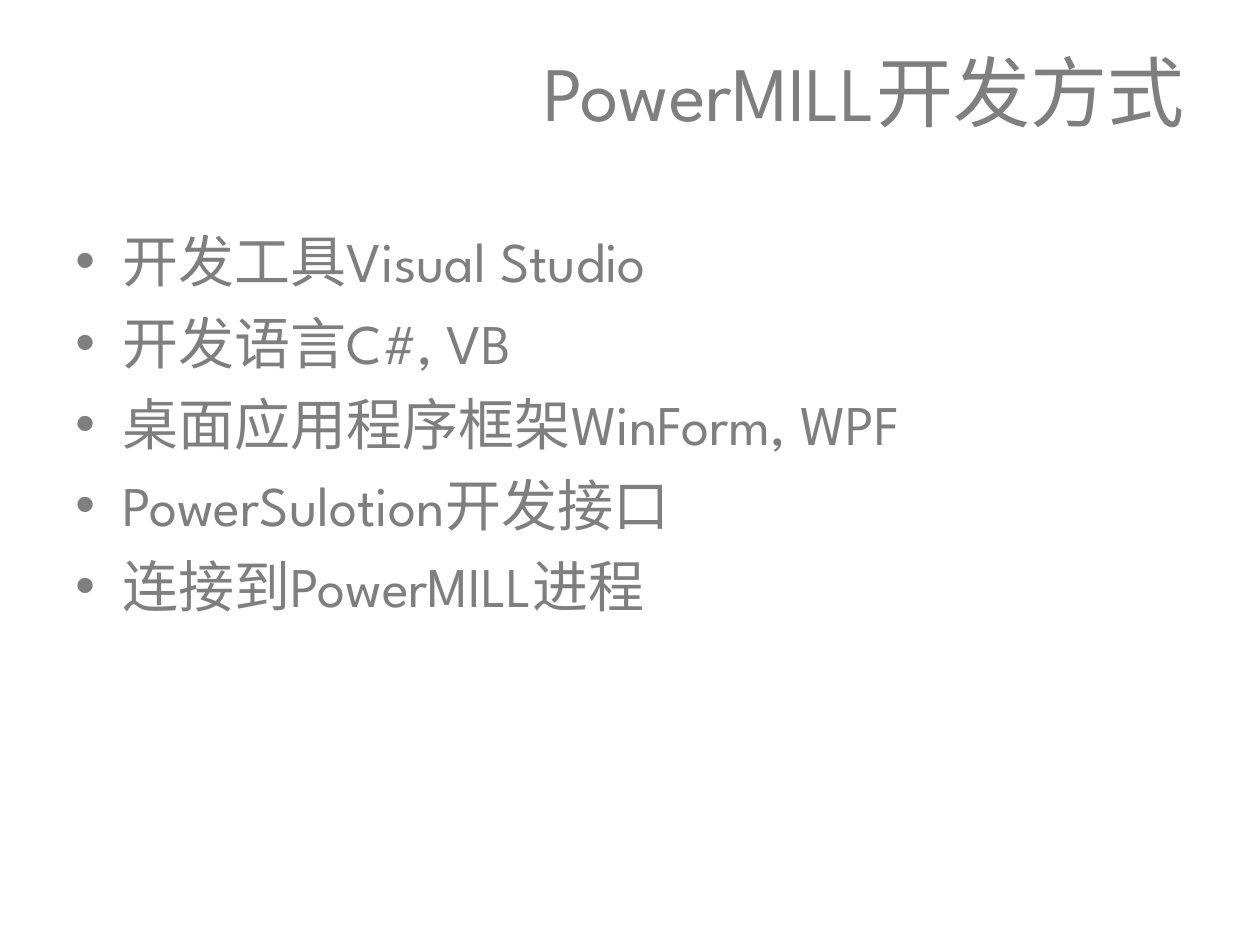
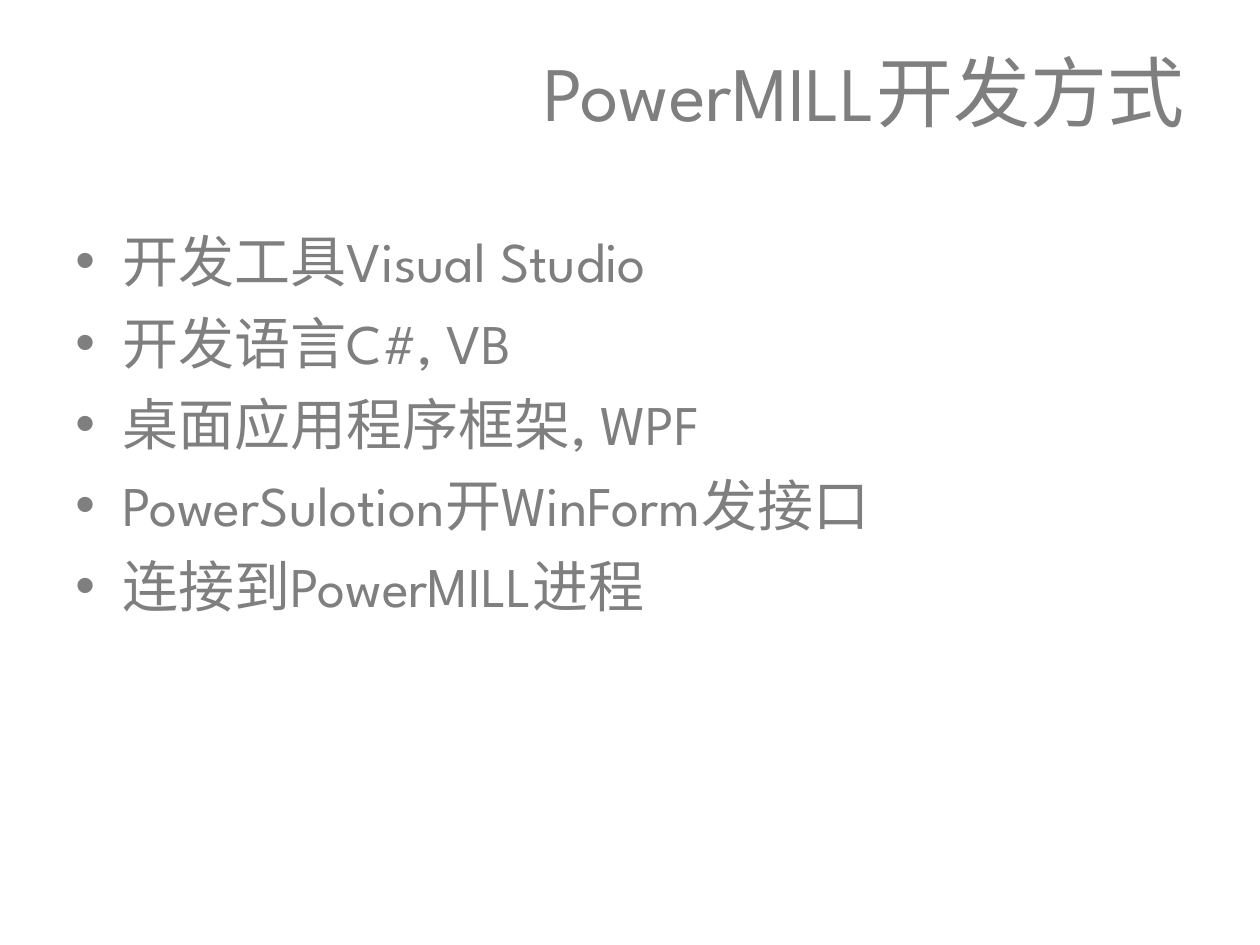
Before and after one commit to lixiaolei19821218/Training_PPT, a slide deck: slide 3 of 定制开发培训.ppt. Drawn at 1260x945 pixels with LibreOffice and Linux fonts; fonts in the diff are those of the drawing; background and template pictures are left out. Boxes give left, top, right and bottom in pixels: in the first picture for what was removed or moved away, otherwise in the second. Text is boxed around its words. In the diff, an @@ line names an element or a change of style, - is before the commit and + after.

```diff
--- a/定制开发培训.ppt
+++ b/定制开发培训.ppt
@@ text at (x1=123, y1=398, x2=869, y2=531): text changed @@
-• 桌面应用程序框架WinForm, WPF
-• PowerSulotion开发接口
+• 桌面应用程序框架, WPF
+• PowerSulotion开WinForm发接口
```
Also in this commit, not shown: 1 slide added.
